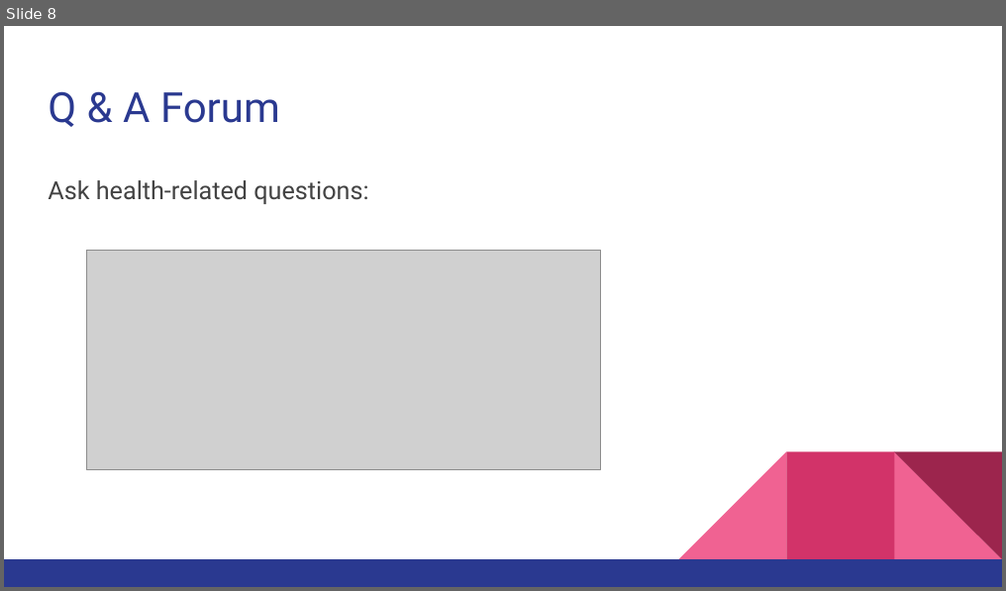
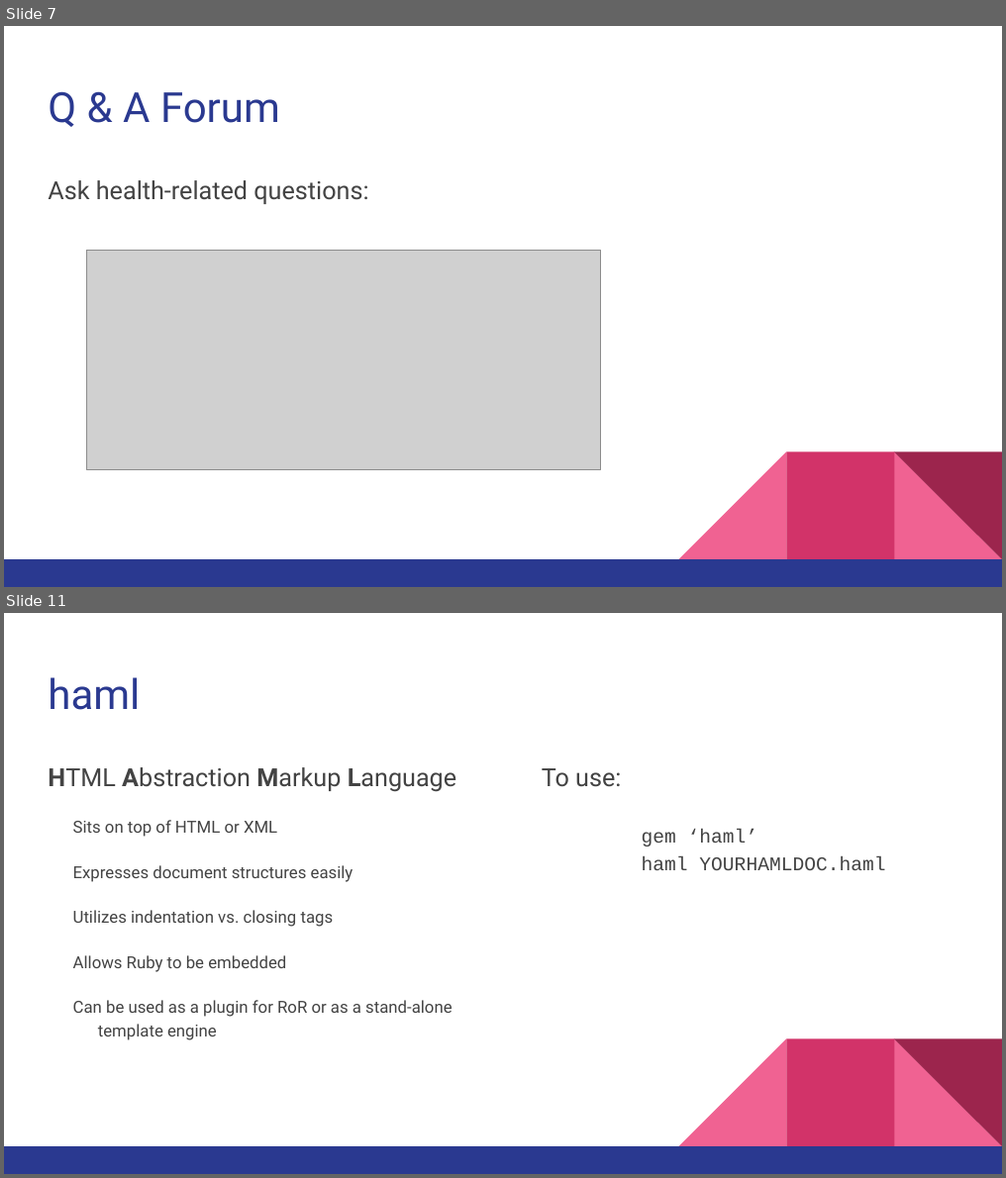
Before and after one commit to 2015au-1730/RoshamboProject06, a slide deck: Presentation.pptx. Shown one above the other, each under a label of ours: slide 8 before the commit, slides 7 and 11 after it; the slides between them are not shown. The pictures are 1006x591 and 1006x1178 pixels, drawn with LibreOffice and Linux fonts; fonts in the diff are those of the drawing; grey boxes stand for pictures. Boxes give left, top, right and bottom in pixels: in the first picture for what was removed or moved away, otherwise in the second. Text is boxed around its words. In the diff, an @@ line names an element or a change of style, - is before the commit and + after.

```diff
--- a/Presentation.pptx
+++ b/Presentation.pptx
@@ slide 11 added at [4, 613, 1002, 1174], background #FFFFFF; not listed: 5 template elements that a slide beside it also shows @@
@@ title added at [48, 677, 140, 710], 30 pt, text #2A3990 @@
+haml
@@ text added at [48, 767, 456, 1041], 12 pt, text #434343 @@
+HTML Abstraction Markup Language
+Sits on top of HTML or XML
+Expresses document structures easily
+Utilizes indentation vs. closing tags
+Allows Ruby to be embedded
+Can be used as a plugin for RoR or as a stand-alone template engine
@@ text added at [542, 768, 885, 870], 14 pt, text #434343 @@
+To use:
+gem ‘haml’
+haml YOURHAMLDOC.haml
@@ what was slide 8 is now slide 7 @@
```
Also in this commit, not shown: 2 slides changed, 8 other slides added, 4 slides removed.
